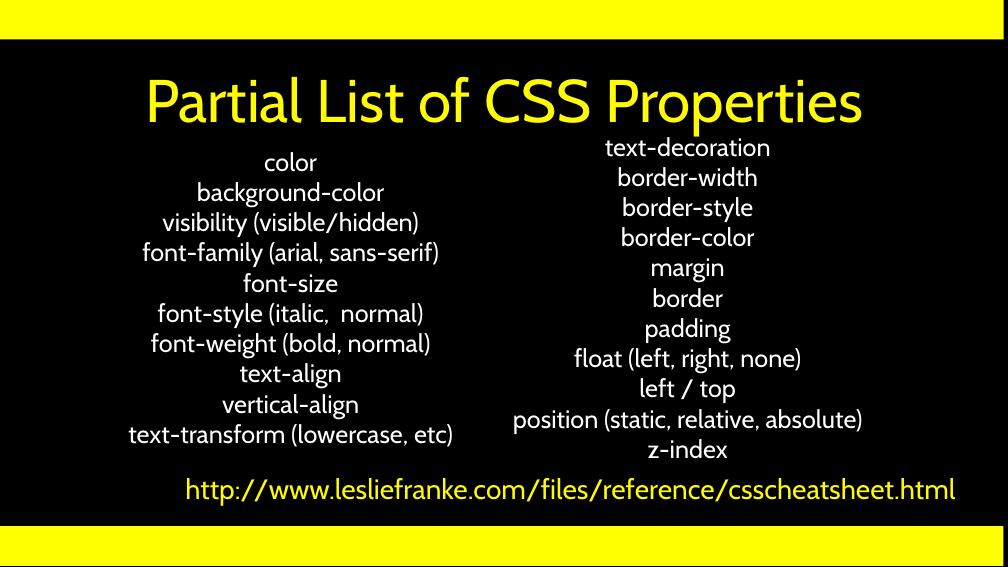
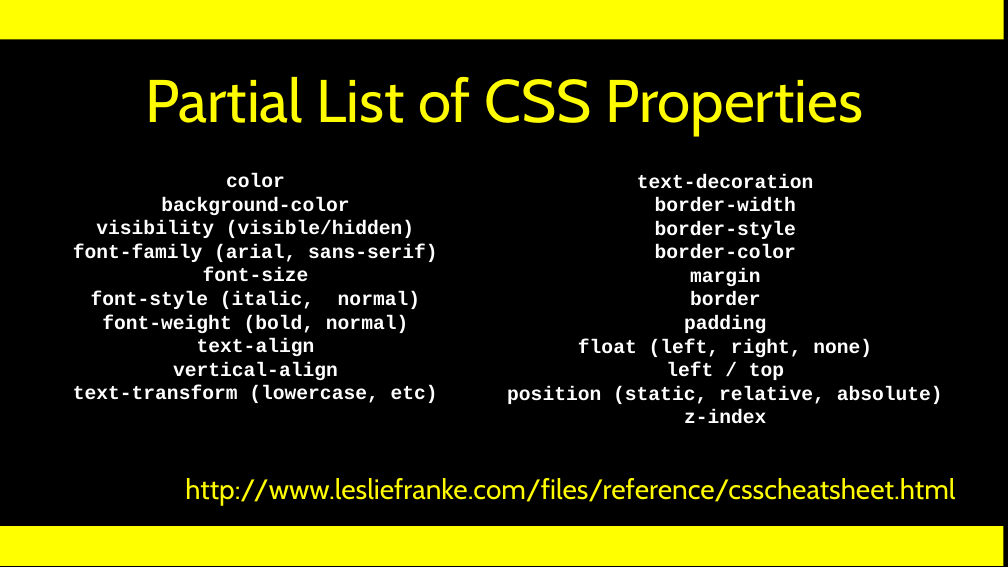
Before and after one commit to csev/wa4e, a slide deck: slide 11 of lectures/Web-03-CSS.ppt. Drawn at 1008x567 pixels with LibreOffice and Linux fonts; fonts in the diff are those of the drawing. Boxes give left, top, right and bottom in pixels: in the first picture for what was removed or moved away, otherwise in the second. Text is boxed around its words. In the diff, an @@ line names an element or a change of style, - is before the commit and + after.

```diff
--- a/lectures/Web-03-CSS.ppt
+++ b/lectures/Web-03-CSS.ppt
@@ text "color" at bbox=[73, 174, 438, 403]: size 18 to 14 pt, font Cabin to Courier New, bold on @@
@@ text "color": place and size @@
-text "color" at bbox=[128, 152, 453, 447]
+text "color" at bbox=[73, 174, 438, 403]
@@ text "text-decoration": place and size @@
-text "text-decoration" at bbox=[513, 135, 863, 459]
+text "text-decoration" at bbox=[507, 174, 943, 424]
@@ text "text-decoration" at bbox=[507, 174, 943, 424]: size 18 to 14 pt, font Cabin to Courier New, bold on @@
```
Also in this commit, not shown: 8 other slides changed, 8 slides added, 11 slides removed, 1 other file.
